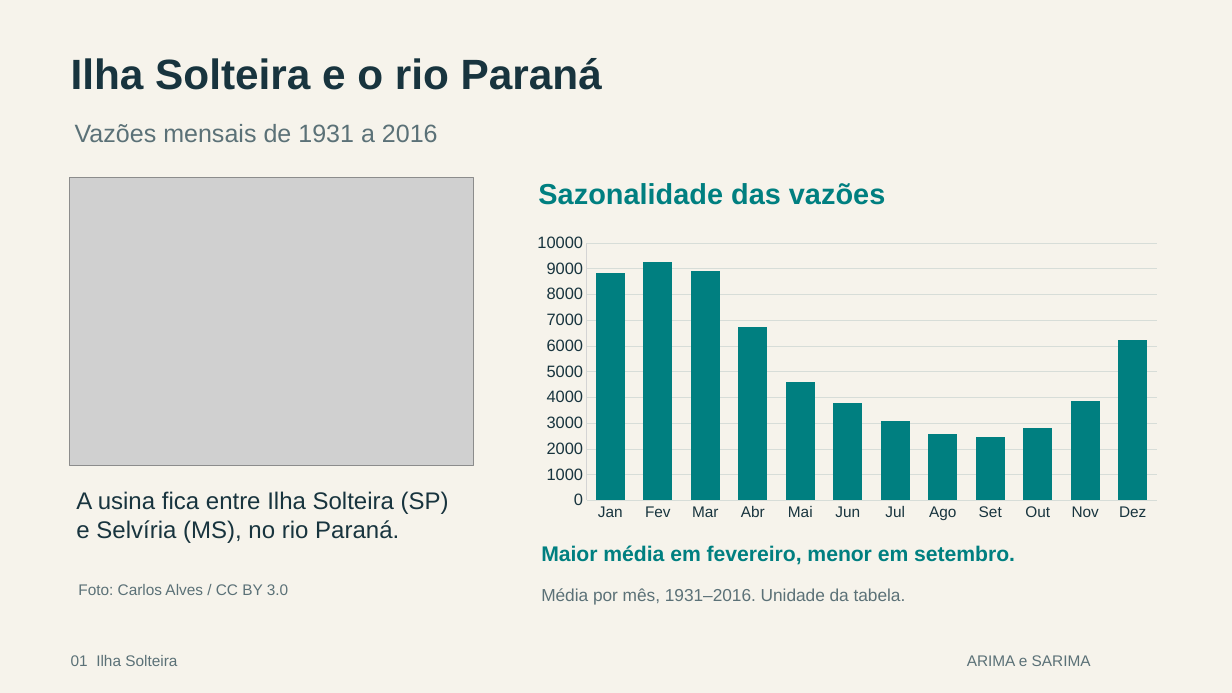
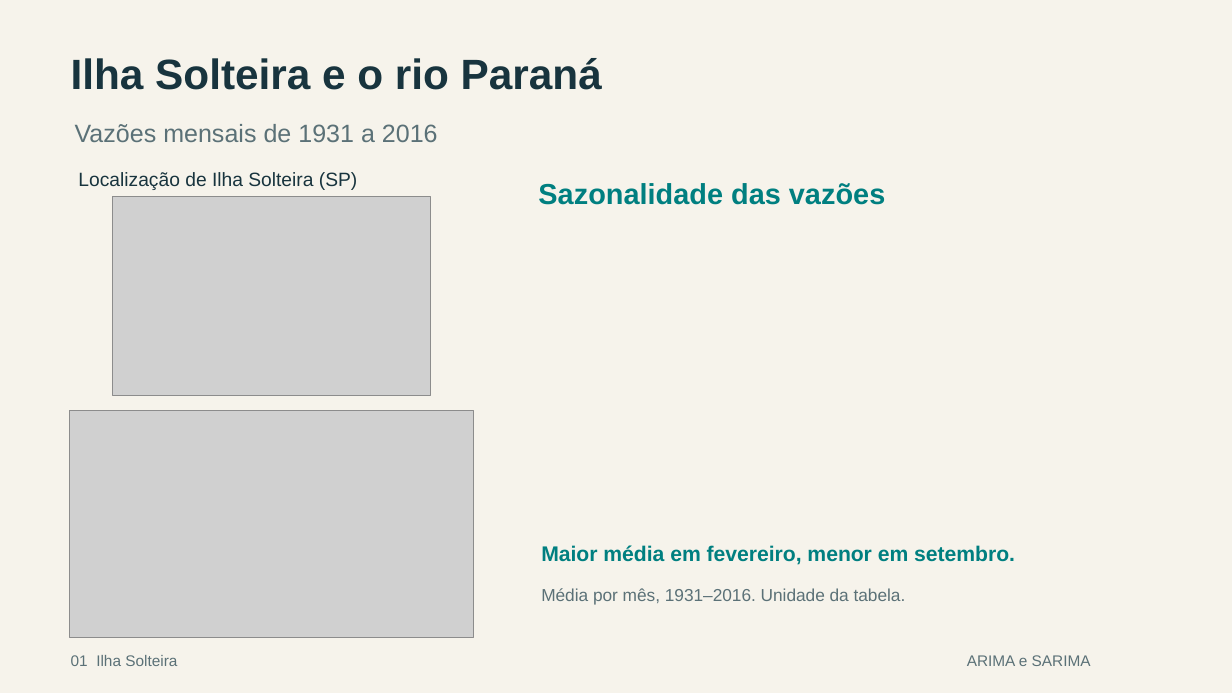
Before and after one commit to letfontenelle/modelagem-analitica, a slide deck: slide 1 of output/apresentacao_ilha_solteira.pptx. Drawn at 1232x693 pixels with LibreOffice and Linux fonts; fonts in the diff are those of the drawing; grey boxes stand for pictures. Boxes give left, top, right and bottom in pixels: in the first picture for what was removed or moved away, otherwise in the second. Text is boxed around its words. In the diff, an @@ line names an element or a change of style, - is before the commit and + after.

Commit message:
Substitui a usina pelo mapa e pela vista aérea enviados pelo grupo

```diff
--- a/output/apresentacao_ilha_solteira.pptx
+++ b/output/apresentacao_ilha_solteira.pptx
@@ text added at [78, 172, 357, 190], 15 pt, text #18343E @@
+Localização de Ilha Solteira (SP)
@@ picture: place and size @@
-picture at [69, 177, 474, 466]
+picture at [113, 196, 431, 396]
@@ column chart removed at [525, 228, 1170, 527] @@
-categories: Jan, Fev, Mar, Abr, Mai, Jun, Jul, Ago, Set, Out, Nov, Dez
-Series 1: 8800, 9300, 8900, 6700, 4600, 3800, 3100, 2600, 2500, 2800, 3900, 6200
@@ picture added at [69, 410, 474, 638] @@
@@ text removed at [76, 491, 449, 543] @@
-A usina fica entre Ilha Solteira (SP)
-e Selvíria (MS), no rio Paraná.
@@ text removed at [78, 584, 288, 595] @@
-Foto: Carlos Alves / CC BY 3.0
```
Also in this commit, not shown: 15 other slides changed, 1 slide removed, 9 other files.
